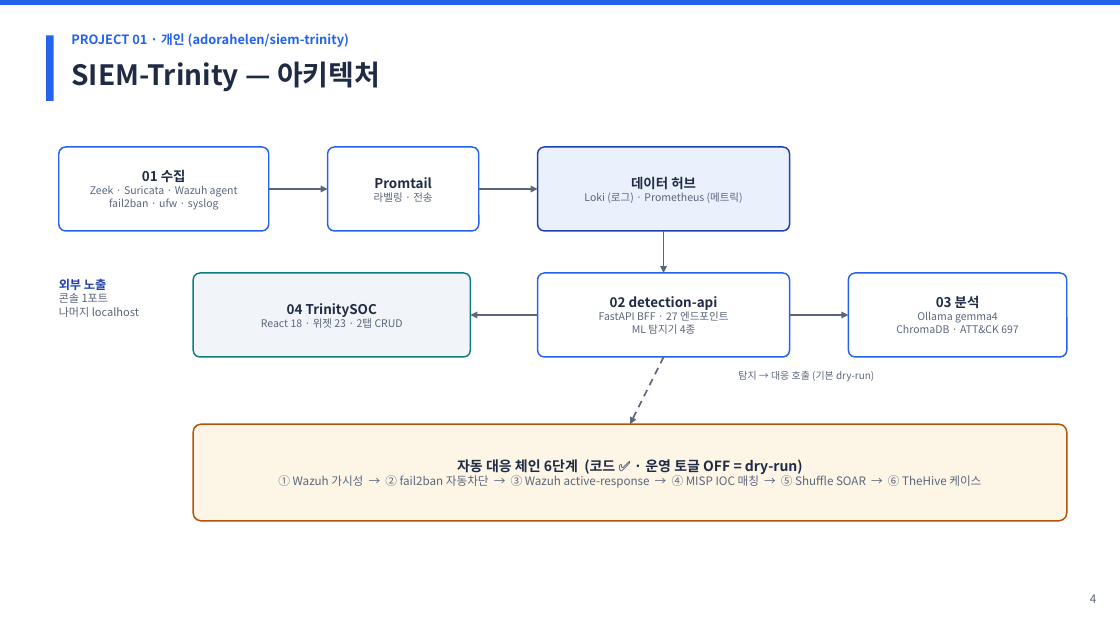
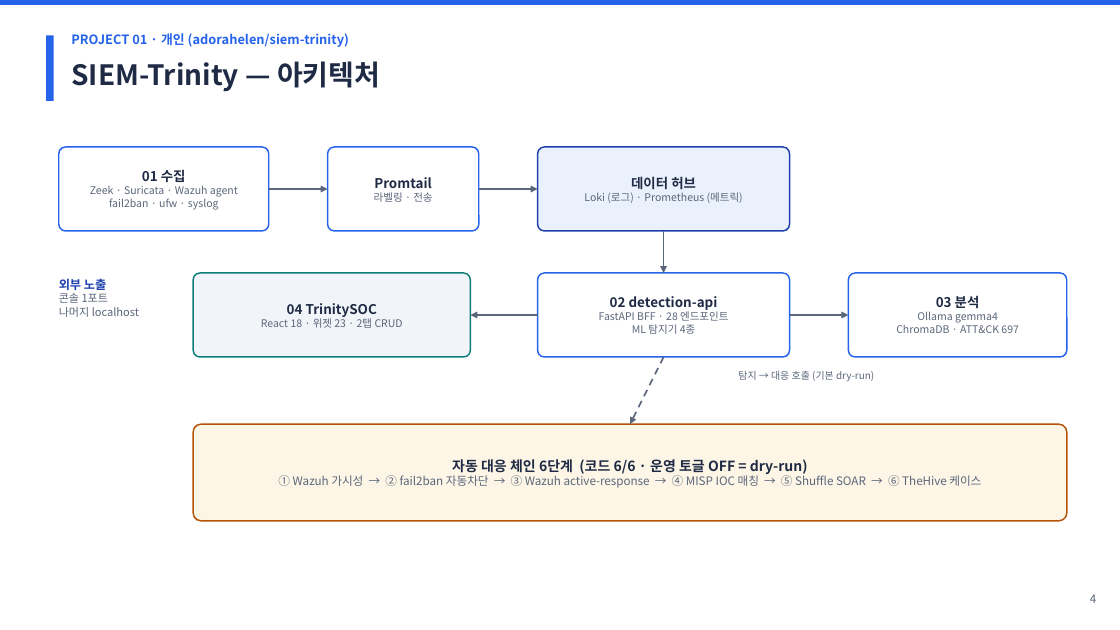
Before and after one commit to adorahelen/adorahelen.github.io, a slide deck: slide 5 of static/portfolio/kangmin-kim-portfolio-ko.pptx. Drawn at 1120x630 pixels with LibreOffice and Linux fonts; fonts in the diff are those of the drawing. Boxes give left, top, right and bottom in pixels: in the first picture for what was removed or moved away, otherwise in the second. Text is boxed around its words. In the diff, an @@ line names an element or a change of style, - is before the commit and + after.

```diff
--- a/static/portfolio/kangmin-kim-portfolio-ko.pptx
+++ b/static/portfolio/kangmin-kim-portfolio-ko.pptx
@@ text in rounded rectangle at [599, 311, 728, 334]: text changed @@
-FastAPI BFF · 27 엔드포인트
-ML 탐지기 4종
+FastAPI BFF · 28 엔드포인트
+ML 탐지기 4종
@@ text in rounded rectangle at [452, 459, 808, 474]: text changed @@
-자동 대응 체인 6단계 (코드 ✅ · 운영 토글 OFF = dry-run)
+자동 대응 체인 6단계 (코드 6/6 · 운영 토글 OFF = dry-run)
```
Also in this commit, not shown: 9 other slides changed, 21 other files.
